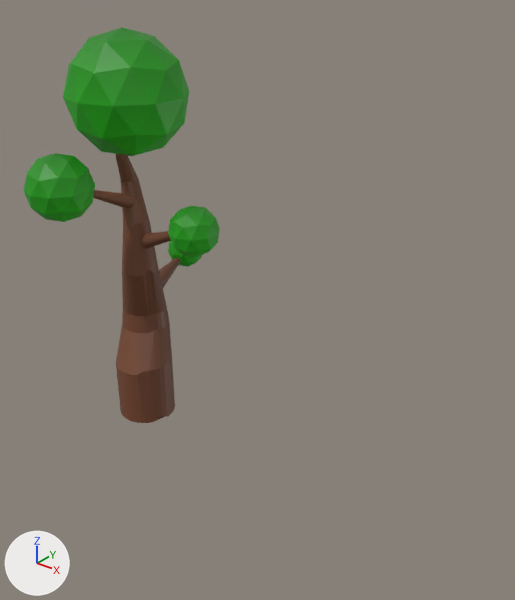
What one commit did to the Blender file env_tree_Harper_01.blend.
Camera for both pictures: a 50 mm lens placed at (16.78, -14.42, 14.42), pointed at (5.23, 0.01, 5.47). Lighting does not change. The marker at lower left points along +X, +Y and +Z. The picture after the commit comes second.

The first picture shows 'tree'.
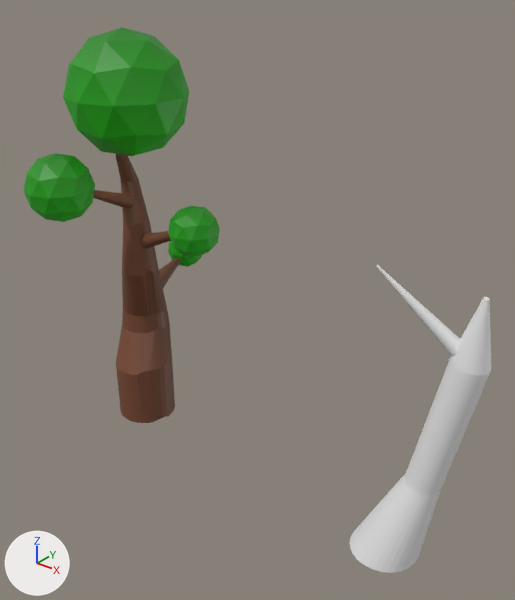
The change, as a list of edits to the scene's bpy script:
```text
Add me_cylinder:
    me_cylinder.from_pydata(...)  # 224 vertices, 163 faces; spans x -1.0..1.97, y -1.0..1.16, z -1.0..7.6
Add ob_cylinder:
    ob_cylinder = bpy.data.objects.new('Cylinder', me_cylinder)
    ob_cylinder.location = (9.94, 0.0, 0.0)
```

Changed parts and their boxes (x1, y1, x2, y2) in the pictures (515 x 600 px):
'Cylinder', added
    after: (350, 265, 491, 573)
